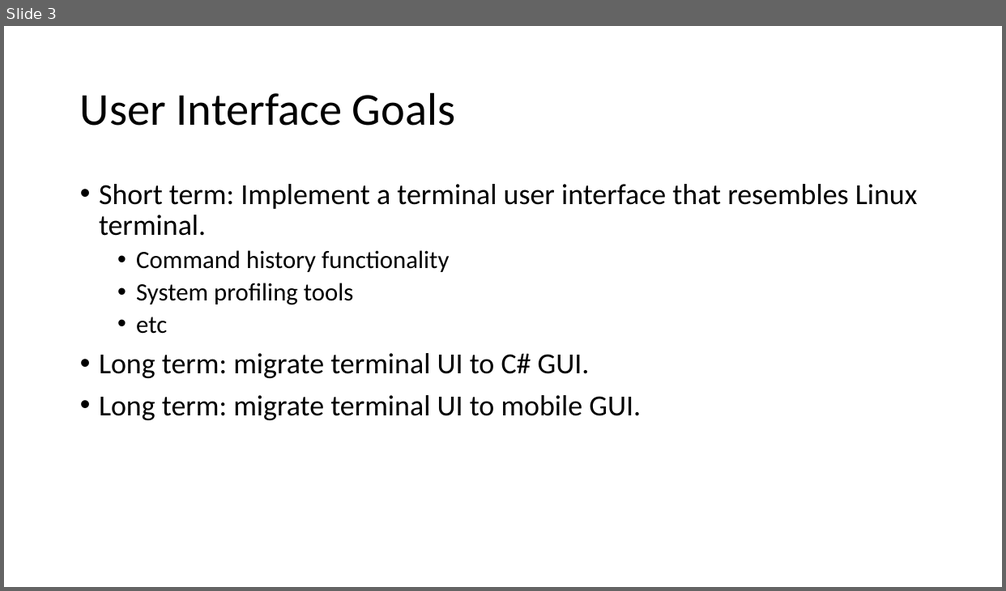
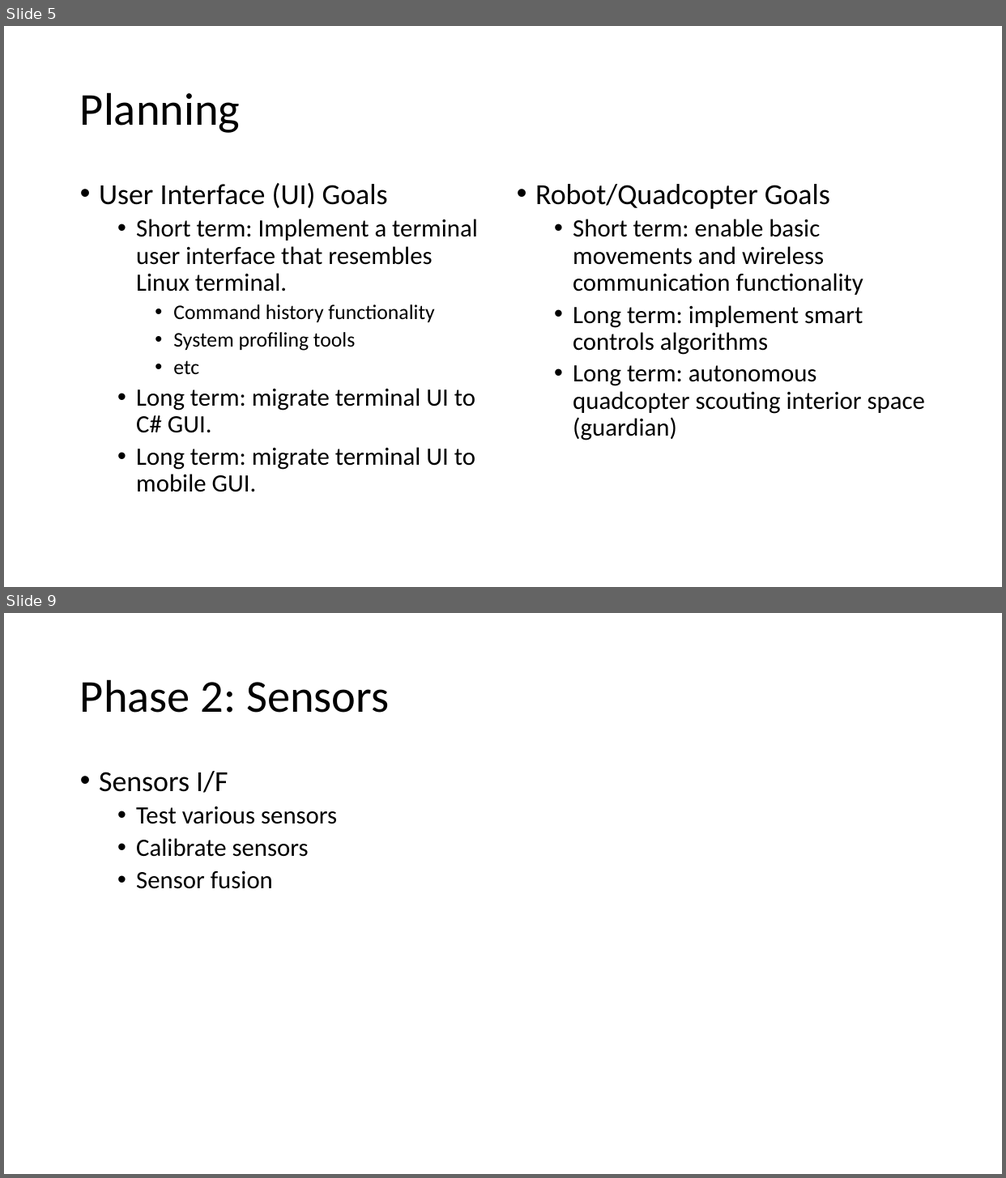
Before and after one commit to kle8309/OS_PROJECT, a slide deck: Resources/Systems Eng/OS PROJECT System Specs.pptx. Shown one above the other, each under a label of ours: slide 3 before the commit, slides 5 and 9 after it; the slides between them are not shown. The pictures are 1006x591 and 1006x1178 pixels, drawn with LibreOffice and Linux fonts; fonts in the diff are those of the drawing. Boxes give left, top, right and bottom in pixels: in the first picture for what was removed or moved away, otherwise in the second. Text is boxed around its words. In the diff, an @@ line names an element or a change of style, - is before the commit and + after.

Commit message:
Updated System Engr ppt

```diff
--- a/Resources/Systems Eng/OS PROJECT System Specs.pptx
+++ b/Resources/Systems Eng/OS PROJECT System Specs.pptx
@@ slide 9 added at <box>4,613,1002,1174</box>, background #FFFFFF @@
@@ title added at <box>80,679,389,713</box>, 44 pt, text #000000 @@
+Phase 2: Sensors
@@ text added at <box>99,771,337,889</box>, 24 pt, text #000000 @@
+• Sensors I/F
+  • Test various sensors
+  • Calibrate sensors
+  • Sensor fusion
@@ what was slide 3 is now slide 5 @@
@@ slide 5 changed as well @@
@@ title at <box>80,92,240,133</box>: text changed @@
-User Interface Goals
+Planning
@@ text at <box>99,183,388,208</box>: paragraph added @@
+• User Interface (UI) Goals
@@ text added at <box>535,184,925,441</box>, 24 pt, text #000000 @@
+• Robot/Quadcopter Goals
+  • Short term: enable basic movements and wireless communication functionality
+  • Long term: implement smart controls algorithms
+  • Long term: autonomous quadcopter scouting interior space (guardian)
@@ text at <box>136,219,478,493</box>: size 28 to 24 pt in "Short term: Implement a terminal user interface ...", "Long term: migrate terminal UI to C# ...", "Long term: migrate terminal UI to mobile ..."; size 24 to 20 pt in "Command history functionality", "System profiling tools", "etc"; list level 1 to 2 in "Short term: Implement a terminal ..."; list level 2 to 3 in "Command history functionality"; list level 2 to 3 in "System profiling tools"; list level 2 to 3 in "etc"; list level 1 to 2 in "Long term: migrate terminal UI ..." @@
```
Also in this commit, not shown: 2 other slides changed, 6 other slides added, 1 other file.
